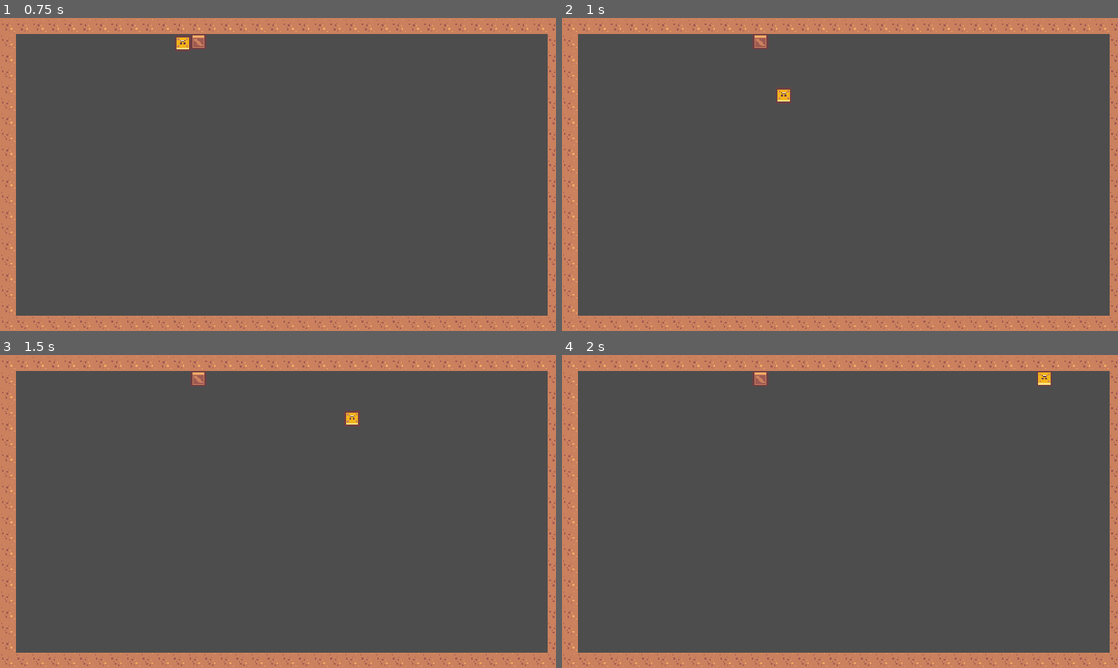
Above: before the commit, frames 1-4 (two rows, left to right).
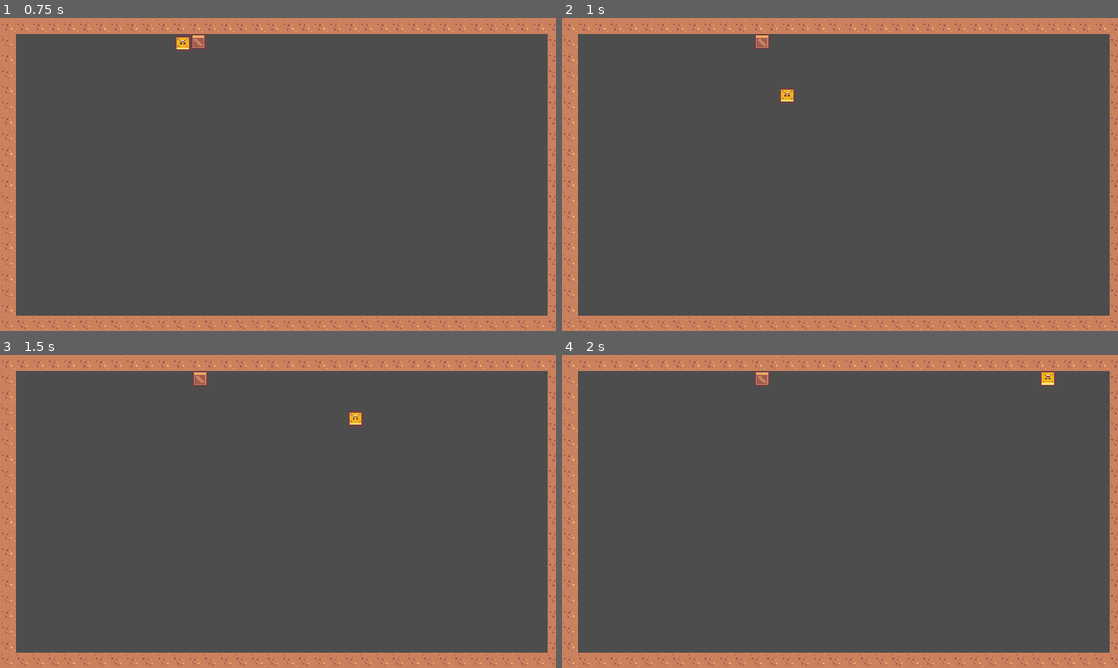
Above: after the commit, the same moments.

Repository: youer0219/Exocave
Game: Godot game, scene res://test/world.tscn
Same seed, same stepped clock (60 frames per second), same inputs: the game is played once before the commit and once after it. Before the commit the project has no main scene; this scene is started directly in both runs.
Inputs:
- Up to frame 1 (0.75 s): tap Enter (ui_accept) at 0.5 s; hold Right (ui_right) from 0.53 s (still down)
- Up to frame 2 (1 s): keep holding Right (ui_right); tap Enter (ui_accept) at 0.77 s
- Up to frame 3 (1.5 s): keep holding Right (ui_right)
- Up to frame 4 (2 s): keep holding Right (ui_right); tap Enter (ui_accept) at 1.52 s

Frame 1 is identical in both runs. In frame 2, 0.2% of the frame differs, in the area x 34-42%, y 5-28%; in frame 3, 0.2%, in the area x 34-66%, y 5-23%; in frame 4, 0.2%.

Commit message:
实现玩家推动箱子（刚体）

Diff:
--- /dev/null
+++ b/components/rigidbody_2d_pusher.gd
@@ -0,0 +1,20 @@
+class_name Rigidbody2DPusher
+extends Node2D
+## 来自：https://chris-tutorials.itch.io/grid-building-godot
+## Adds forces to Rigidbody2Ds in collision with the CharacterBody2D root
+## based on the velocity direction of the CharacterBody2D
+
+@export var body : CharacterBody2D
+@export_range(0.0, 1000.0, .5, "or_greater") var force_per_second : float = 80000.0
+
+func _physics_process(delta: float) -> void:
+	var collision_count = body.get_slide_collision_count()
+
+	for index in range(0, collision_count, 1):
+		var collision : KinematicCollision2D = body.get_slide_collision(index)
+		var collider : Object = collision.get_collider()
+
+		if collider is RigidBody2D:
+			var push_direction = body.global_position.direction_to(collider.global_position)
+			var force_vector = force_per_second * delta * push_direction
+			collider.apply_force(force_vector)
--- a/project.godot
+++ b/project.godot
@@ -11,6 +11,7 @@
 [application]
 
 config/name="Exocave"
+run/main_scene="uid://c7f1g5nnsjak2"
 config/features=PackedStringArray("4.4", "GL Compatibility")
 config/icon="res://icon.svg"
 
--- a/test/world.tscn
+++ b/test/world.tscn
@@ -6,6 +6,7 @@
 [ext_resource type="Script" uid="uid://v6jpyrttgo7t" path="res://components/grivate_area_2d.gd" id="4_bf7q6"]
 [ext_resource type="Script" uid="uid://kjk2x7wbqktm" path="res://test/player.gd" id="5_hqvew"]
 [ext_resource type="Texture2D" uid="uid://baq7k7lfw62ed" path="res://assets/kenney_pixel-platformer/Tiles/Characters/tile_0011.png" id="5_hxqi4"]
+[ext_resource type="Script" uid="uid://bdp0gdg1s7fpu" path="res://components/rigidbody_2d_pusher.gd" id="7_hqvew"]
 
 [sub_resource type="RectangleShape2D" id="RectangleShape2D_joln0"]
 size = Vector2(667, 381)
@@ -240,6 +241,7 @@
 
 [node name="World" type="Node2D"]
 script = ExtResource("1_cnhom")
+metadata/_edit_lock_ = true
 
 [node name="GravityArea2D" type="Area2D" parent="."]
 position = Vector2(302, 192)
@@ -276,3 +278,7 @@
 
 [node name="CollisionShape2D" type="CollisionShape2D" parent="Player"]
 shape = SubResource("RectangleShape2D_lh2ud")
+
+[node name="Rigidbody2DPusher" type="Node2D" parent="Player" node_paths=PackedStringArray("body")]
+script = ExtResource("7_hqvew")
+body = NodePath("..")
Not shown, added: components/rigidbody_2d_pusher.gd.uid
Not shown: 1 places in test/world.tscn that only renumber resources
